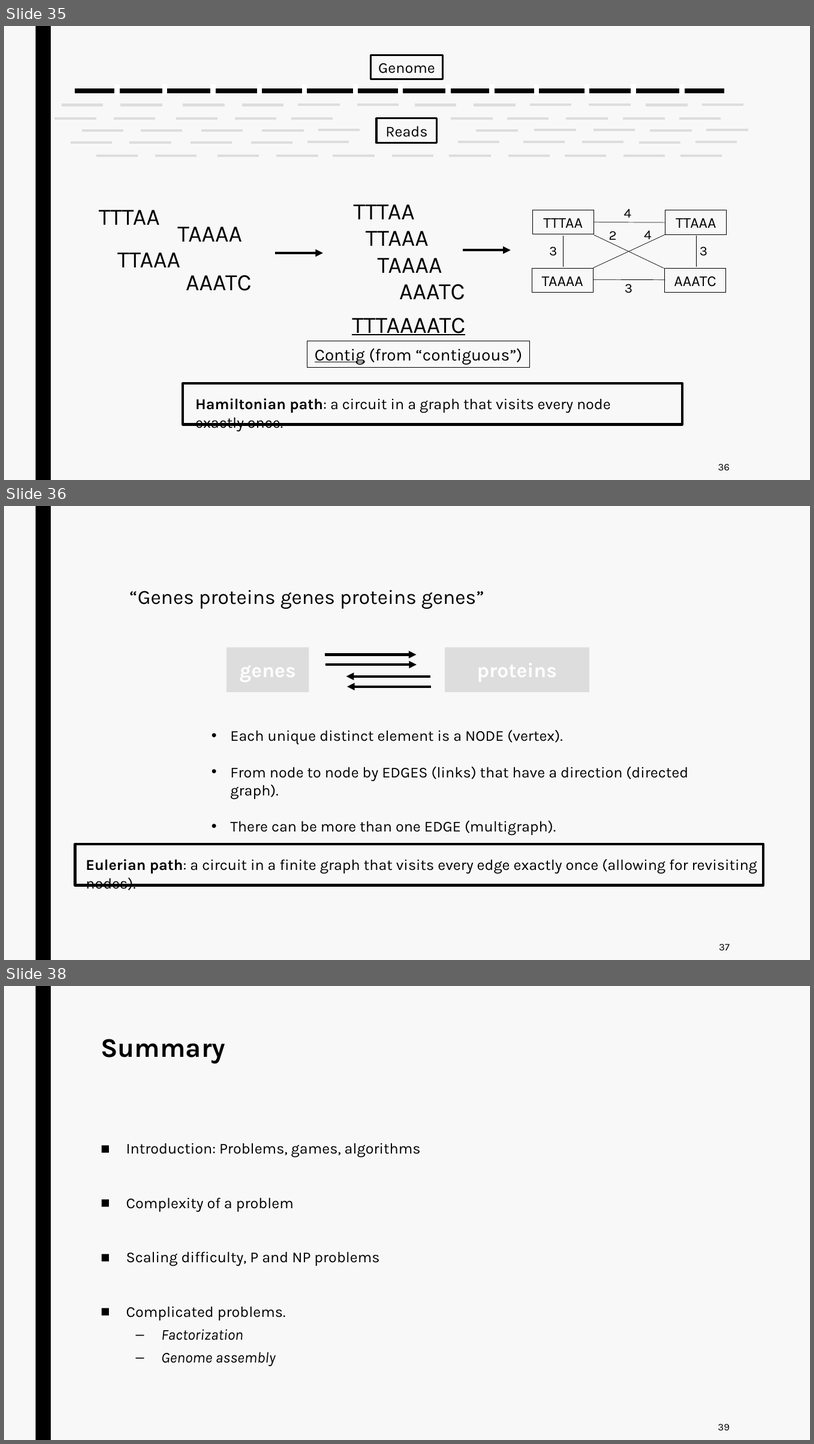
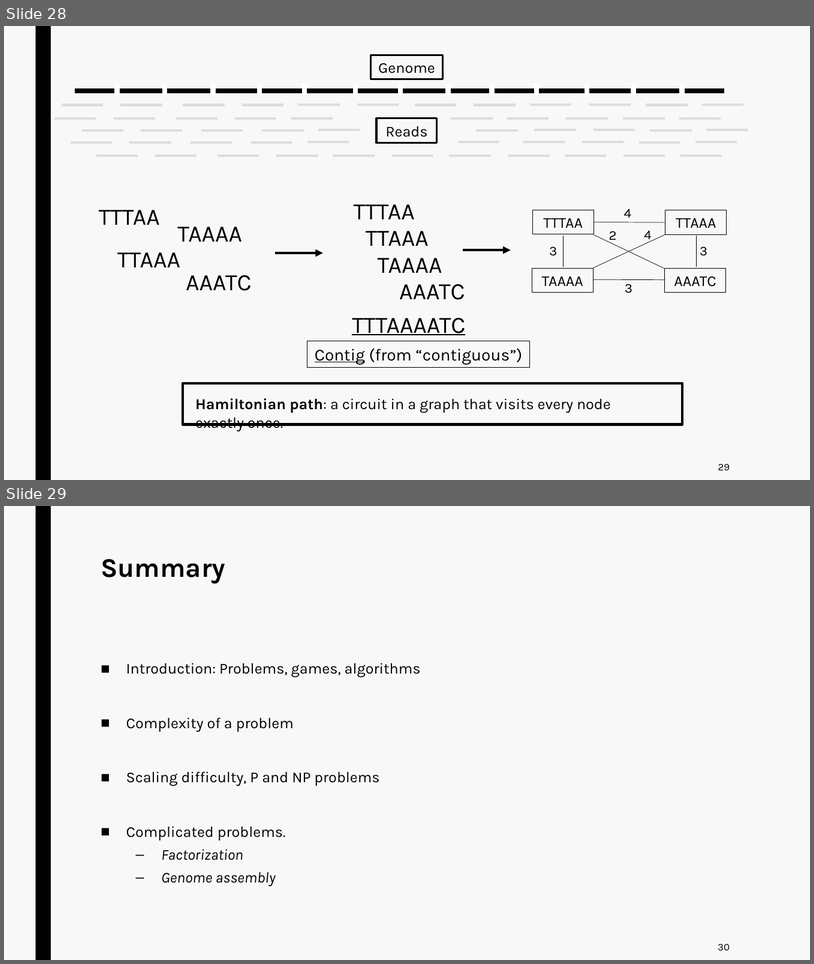
Before and after one commit to jurtasun/presentations, a slide deck: 202306_LMS_Complexity/230619_LMS_Complexity.ppt. Shown one above the other, each under a label of ours: slides 35, 36 and 38 before the commit, slides 28 and 29 after it; the slides between them are not shown. The pictures are 814x1444 and 814x964 pixels, drawn with LibreOffice and Linux fonts; fonts in the diff are those of the drawing. Boxes give left, top, right and bottom in pixels: in the first picture for what was removed or moved away, otherwise in the second. Text is boxed around its words. In the diff, an @@ line names an element or a change of style, - is before the commit and + after.

```diff
--- a/202306_LMS_Complexity/230619_LMS_Complexity.ppt
+++ b/202306_LMS_Complexity/230619_LMS_Complexity.ppt
@@ slide 36 removed at <box>4,506,810,960</box>, background #F8F8F8; not listed: 1 template element that a slide beside it also shows @@
@@ text removed at <box>129,590,485,609</box> @@
-“Genes proteins genes proteins genes”
@@ rectangle removed at <box>227,647,309,692</box> @@
@@ rectangle removed at <box>445,647,590,692</box> @@
@@ arrow removed from (325, 654) to (417, 654) @@
@@ arrow removed from (325, 664) to (417, 664) @@
@@ arrow removed from (431, 676) to (347, 676) @@
@@ arrow removed from (431, 686) to (348, 686) @@
@@ text removed at <box>230,730,689,835</box> @@
-• Each unique distinct element is a NODE (vertex).
-• From node to node by EDGES (links) that have a direction (directed graph).
-• There can be more than one EDGE (multigraph).
@@ rectangle removed at <box>75,844,764,885</box> @@
@@ text removed at <box>86,859,758,874</box> @@
-Eulerian path: a circuit in a finite graph that visits every edge exactly once (allowing for revisiting nodes).
@@ page number removed at <box>719,943,730,950</box> @@
-37
@@ what was slide 35 is now slide 28 @@
@@ page number at <box>719,463,730,470</box>: text changed @@
-36
+29
@@ what was slide 38 is now slide 29 @@
@@ page number at <box>718,943,730,950</box>: text changed @@
-39
+30
```
Also in this commit, not shown: 7 slides changed, 5 other slides removed.
